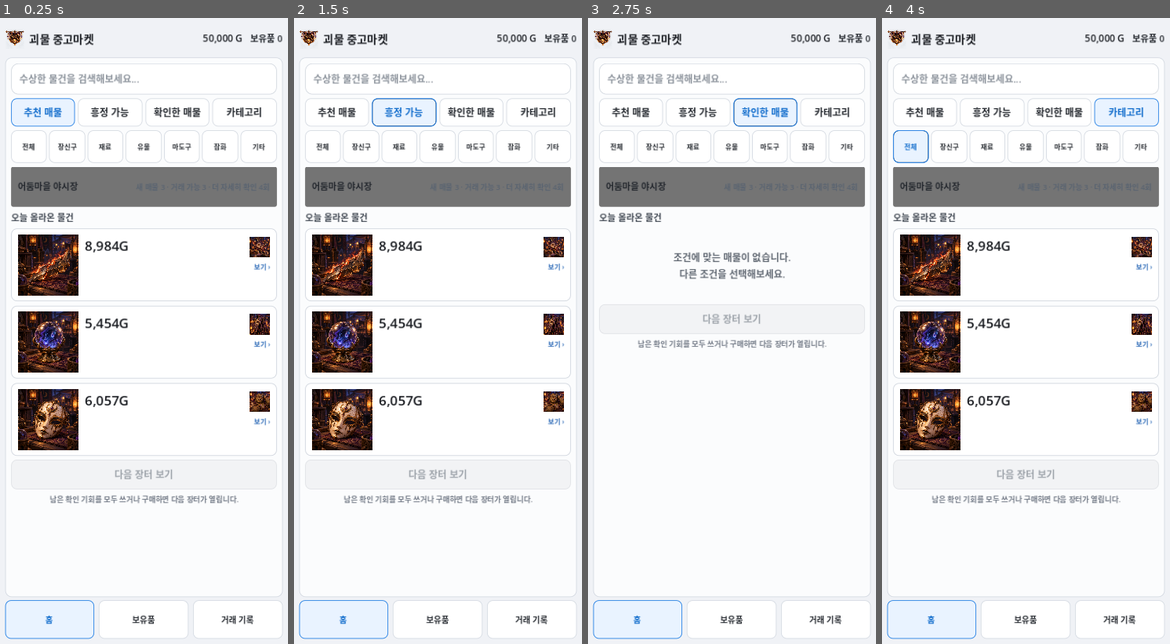
Above: before the commit, frames 1-4 (left to right).
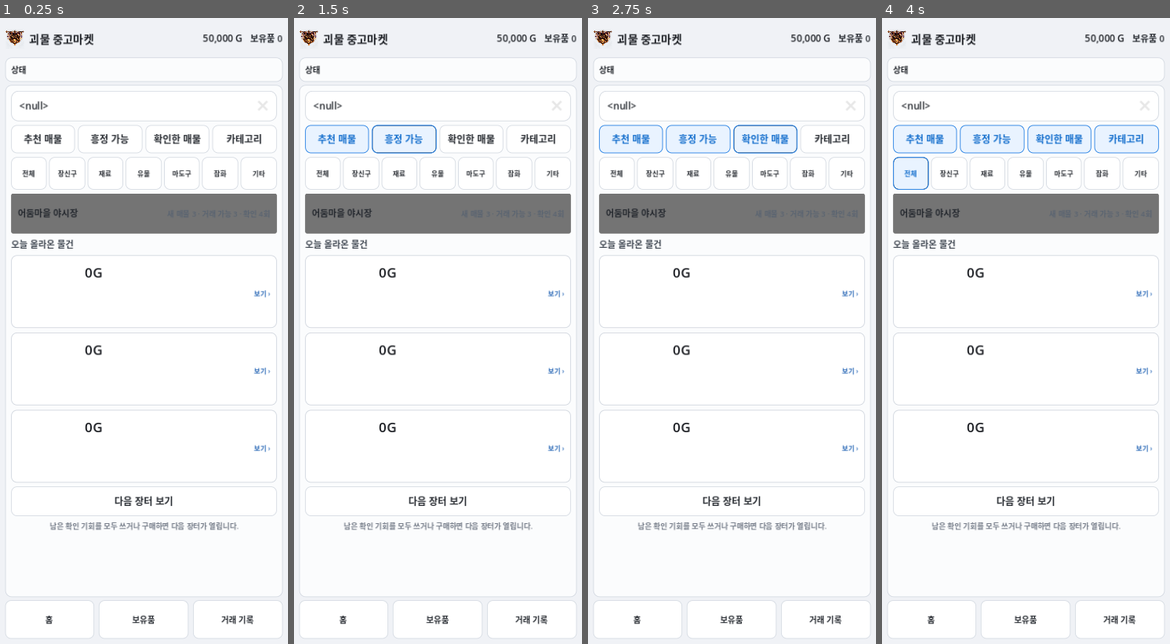
Above: after the commit, the same moments.

Repository: Queenrain9/monster-used-market
Game: Godot game, scene res://scenes/main.tscn
The game is run twice, just before and just after one commit, with the same random seed, the same clock (stepped at 60 frames per second) and the same inputs.
Inputs:
- Up to frame 1 (0.25 s): no input
- Up to frame 2 (1.5 s): click "추천 매물" at 0.5 s; click "흥정 가능" at 1.25 s
- Up to frame 3 (2.75 s): click "확인한 매물" at 2 s
- Up to frame 4 (4 s): click "카테고리" at 2.75 s; click "전체" at 3.5 s

The runs differ from the first frame. In frame 1, 22% of the frame differs, in the area x 1-98%, y 7-100%; in frame 2, 22%; in frame 3, 15%; in frame 4, 22%.
Error after the commit: Parse Error: Identifier "personality" not declared in the current scope. (res://scripts/home_feed.gd:43)

Commit message:
fix: remove obsolete seller personality locals

Diff:
--- a/scripts/home_feed.gd
+++ b/scripts/home_feed.gd
@@ -7,7 +7,6 @@
 
 func describe_listing(listing: Dictionary, featured: bool = false) -> Dictionary:
 	var seller: Dictionary = listing.get("seller", {})
-	var personality: Dictionary = seller.get("personality", {})
 	var status = str(listing.get("listing_status", "미확인"))
 	var available = status not in ["구매 완료", "판매 완료"]
 	var viewed = bool(listing.get("viewed", false)) or not listing.get("inspected_actions", []).is_empty()
@@ -41,7 +40,6 @@
 
 func seller_behavior_text(listing: Dictionary) -> String:
 	var seller: Dictionary = listing.get("seller", {})
-	var personality: Dictionary = seller.get("personality", {})
 	var cues: Array = personality.get("public_cues", [])
 	if cues.is_empty():
 		return "대화만으로는 어떤 성향인지 단정하기 어렵다."
